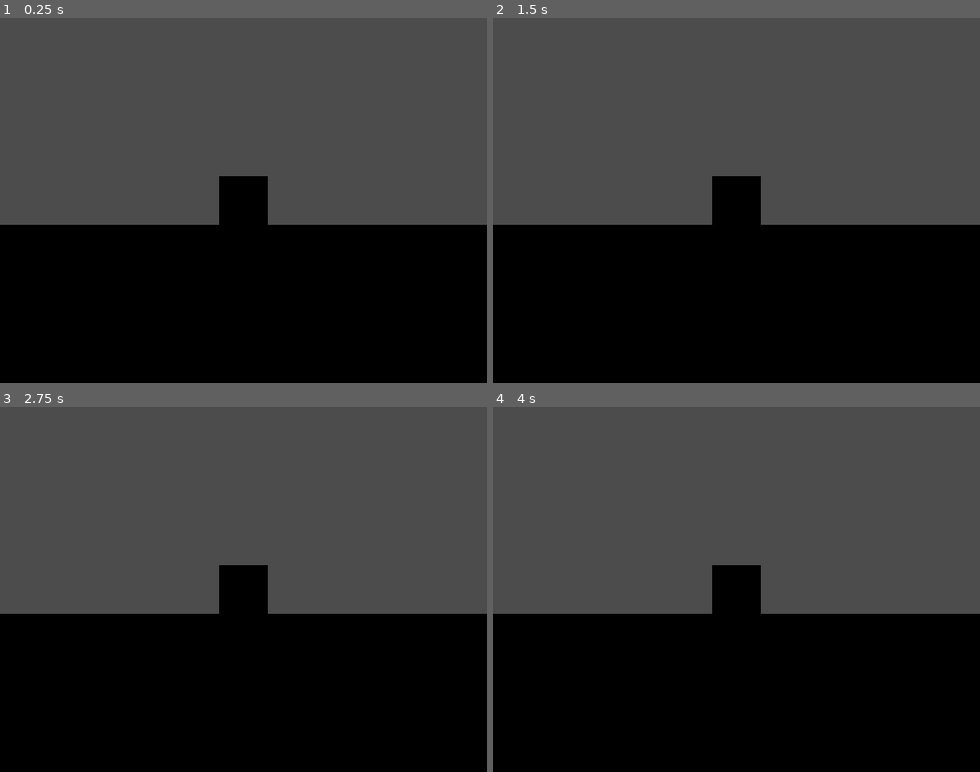
Above: before the commit, frames 1-4 (two rows, left to right).
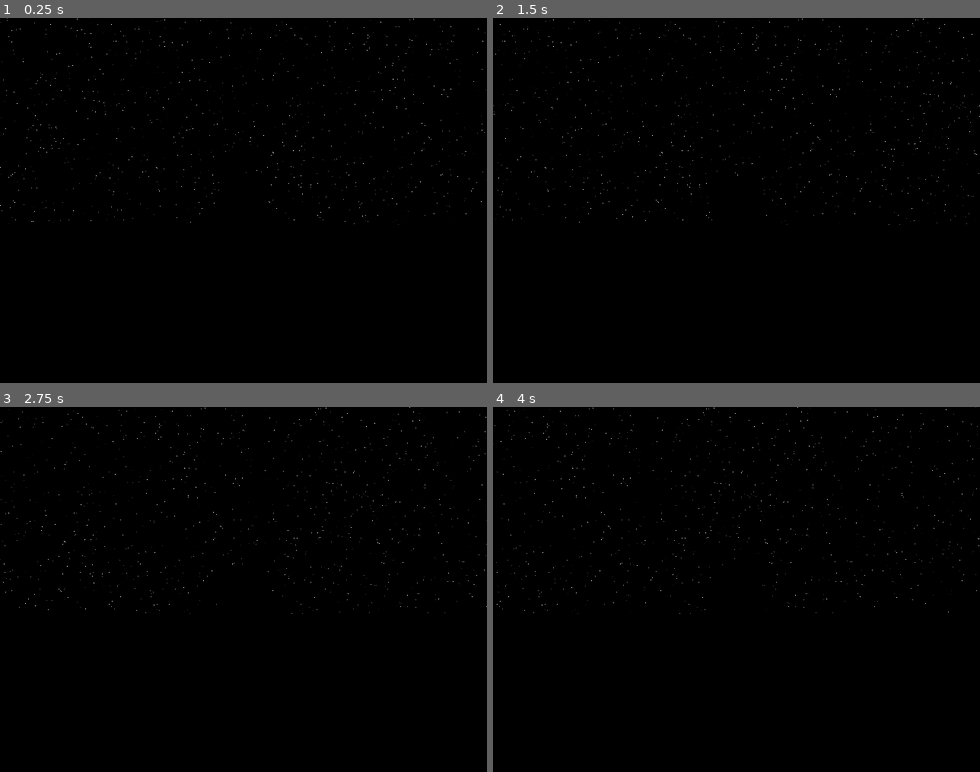
Above: after the commit, the same moments.

Repository: swashdev/minigame-madness
Game: Godot game, scene res://mini/jump/jump_minigame.tscn
Same seed, same stepped clock (60 frames per second), same inputs: the game is played once before the commit and once after it. This scene is started directly instead of the project's main scene.
Inputs (mouse positions are in pixels of both pictures, inside the frame that each line leads up to):
- Up to frame 1 (0.25 s): no input
- Up to frame 2 (1.5 s): move the mouse to (843, 182) at 0.52 s; hold Space (action) 0.53-1.28 s; hold Right (move_right) from 0.53 s (still down); tap Up (move_up) at 0.77 s; move the mouse to (639, 218) at 1.27 s; tap A (secret_a) at 1.35 s
- Up to frame 3 (2.75 s): tap Up (move_up) at 1.52 s; move the mouse to (292, 509) at 2.02 s; release Right (move_right) at 2.03 s; hold Left (move_left) from 2.03 s (still down); tap B (secret_b) at 2.1 s
- Up to frame 4 (4 s): move the mouse to (712, 662) at 2.77 s; release Left (move_left) at 2.78 s; hold Right (move_right) from 2.78 s (still down); tap Space (action) at 2.85 s; tap Up (move_up) at 3.02, 3.77 s; move the mouse to (882, 644) at 3.52 s; tap A (secret_a) at 3.6 s

The runs differ from the first frame. In frame 1, 55% of the frame differs, in the area x 0-100%, y 0-57%; in frame 2, 55%; in frame 3, 55%; in frame 4, 55%.

Commit message:
[JUMP] Add a scrolling background.
The "Jump!" minigame is now accented with an animated starry background.

Diff:
--- a/mini/jump/jump_minigame.gd
+++ b/mini/jump/jump_minigame.gd
@@ -5,6 +5,9 @@
 const GRAVITY: float = 2048.0
 const JUMP_VELOCITY: float = 768.0
 const PUSHER_VELOCITY: Vector2 = Vector2(-660.0, 0.0)
+
+# How quickly the background scrolls.
+const BACKGROUND_SCROLL_SPEED: float = 110.0
 
 # A little animation when the player jumps.
 const ROTATION_SPEED: float = 360.0
@@ -28,6 +31,9 @@
 # The pushers (obstacles)
 onready var pushers: Array = $Pushers.get_children()
 
+# The scrolling starry background.
+onready var background: Control = $Background
+
 
 # The mainloop.
 func _process(delta):
@@ -40,6 +46,8 @@
 			player_sprite.rect_rotation = 0.0
 			rotation_animation = 0.0
 			jumped = false
+
+	background.rect_position.x -= BACKGROUND_SCROLL_SPEED * delta
 
 
 func _physics_process(delta):
--- a/mini/jump/jump_minigame.tscn
+++ b/mini/jump/jump_minigame.tscn
@@ -1,7 +1,8 @@
-[gd_scene load_steps=5 format=2]
+[gd_scene load_steps=6 format=2]
 
 [ext_resource path="res://mini/jump/jump_minigame.gd" type="Script" id=1]
 [ext_resource path="res://mini/jump/scenes/pusher.tscn" type="PackedScene" id=2]
+[ext_resource path="res://shared/scenes/scenery/night_sky.tscn" type="PackedScene" id=3]
 
 [sub_resource type="RectangleShape2D" id=1]
 extents = Vector2( 32, 32 )
@@ -13,6 +14,11 @@
 script = ExtResource( 1 )
 _instruction = "Jump!"
 _win_by_default = true
+
+[node name="Background" parent="." instance=ExtResource( 3 )]
+margin_right = 1440.0
+margin_bottom = 272.0
+num_stars = 2048
 
 [node name="Player" type="KinematicBody2D" parent="."]
 position = Vector2( 320, 176 )
